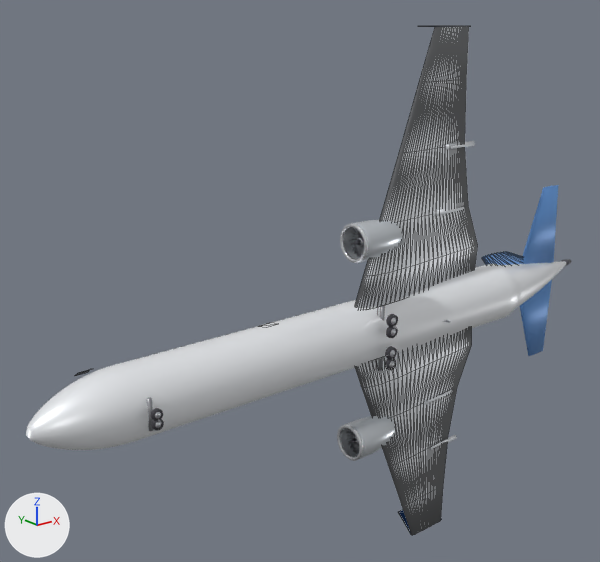
One commit to the glTF model public/models/a321xlr.glb: the scene before it, then after it.
Both versions are drawn from a 50 mm camera at (-34.0, -35.1, 18.2) aimed at (-2.3, 4.5, 2.4). The axes (+X, +Y, +Z) are drawn at lower left. The lights are the same throughout. The first picture is the older version. Mesh edges are drawn as thin lines on the coarser meshes. Where no turn or scale is listed for an object, it has been applied to the vertices.

Names of what the first picture shows: 'Fuselage', 'HStab_L', 'HStab_R', 'Nacelle_-1_0', 'Nacelle_1_0', 'Wing_L', 'Wing_R' and 21 more.
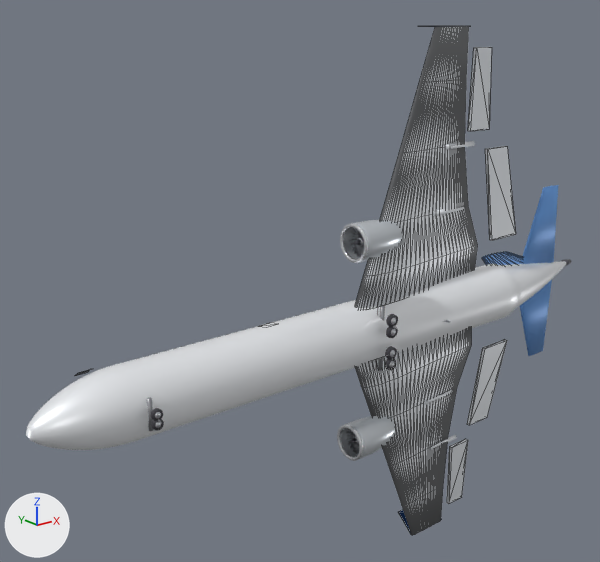
The change, as a list of edits to the scene's bpy script:
```text
Add me_aileron_r:
    me_aileron_r.from_pydata([(-0.34, -0.13, -2.59), (0.34, 0.37, 2.59), (1.82, 0.37, 2.59), (1.51, -0.13, -2.59), (-0.34, -0.37, -2.59), (0.34, 0.13, 2.59), (1.82, 0.13, 2.59), (1.51, -0.37, -2.59)], [], [(0, 1, 2), (0, 2, 3), (7, 6, 5), (7, 5, 4), (0, 4, 5), (0, 5, 1), (1, 5, 6), (1, 6, 2), (2, 6, 7), (2, 7, 3), (3, 7, 4), (3, 4, 0)])
    me_aileron_r.materials.append(mat_hd_wing)  # white #eaedf2
Add me_flap_r:
    me_flap_r.from_pydata([(0.18, -0.18, -3.08), (-0.18, 0.41, 3.08), (1.85, 0.41, 3.08), (2.73, -0.18, -3.08), (0.18, -0.41, -3.08), (-0.18, 0.18, 3.08), (1.85, 0.18, 3.08), (2.73, -0.41, -3.08)], [], [(0, 1, 2), (0, 2, 3), (7, 6, 5), (7, 5, 4), (0, 4, 5), (0, 5, 1), (1, 5, 6), (1, 6, 2), (2, 6, 7), (2, 7, 3), (3, 7, 4), (3, 4, 0)])
    me_flap_r.materials.append(mat_hd_wing)  # white #eaedf2
Add me_aileron_l:
    me_aileron_l.from_pydata([(-0.34, -0.13, 2.59), (0.34, 0.37, -2.59), (1.82, 0.37, -2.59), (1.51, -0.13, 2.59), (-0.34, -0.37, 2.59), (0.34, 0.13, -2.59), (1.82, 0.13, -2.59), (1.51, -0.37, 2.59)], [], [(0, 3, 2), (0, 2, 1), (7, 4, 5), (7, 5, 6), (0, 1, 5), (0, 5, 4), (1, 2, 6), (1, 6, 5), (2, 3, 7), (2, 7, 6), (3, 0, 4), (3, 4, 7)])
    me_aileron_l.materials.append(mat_hd_wing)  # white #eaedf2
Add me_flap_l:
    me_flap_l.from_pydata([(0.18, -0.18, 3.08), (-0.18, 0.41, -3.08), (1.85, 0.41, -3.08), (2.73, -0.18, 3.08), (0.18, -0.41, 3.08), (-0.18, 0.18, -3.08), (1.85, 0.18, -3.08), (2.73, -0.41, 3.08)], [], [(0, 3, 2), (0, 2, 1), (7, 4, 5), (7, 5, 6), (0, 1, 5), (0, 5, 4), (1, 2, 6), (1, 6, 5), (2, 3, 7), (2, 7, 6), (3, 0, 4), (3, 4, 7)])
    me_flap_l.materials.append(mat_hd_wing)  # white #eaedf2
Add ob_aileron_r:
    ob_aileron_r = bpy.data.objects.new('Aileron_R', me_aileron_r)
    ob_aileron_r.location = (8.89, 0.75, 14.01)
Add ob_flap_r:
    ob_flap_r = bpy.data.objects.new('Flap_R', me_flap_r)
    ob_flap_r.location = (10.44, 0.08, 7.04)
Add ob_aileron_l:
    ob_aileron_l = bpy.data.objects.new('Aileron_L', me_aileron_l)
    ob_aileron_l.location = (8.89, 0.75, -14.01)
Add ob_flap_l:
    ob_flap_l = bpy.data.objects.new('Flap_L', me_flap_l)
    ob_flap_l.location = (10.44, 0.08, -7.04)
```

Pixel boxes (x1, y1, x2, y2) of what changed, in the pictures (600 x 562 px):
'Flap_R', added: after (485, 146, 516, 240)
'Flap_L', added: after (467, 339, 507, 425)
'Aileron_R', added: after (468, 47, 492, 131)
'Aileron_L', added: after (447, 439, 468, 503)
